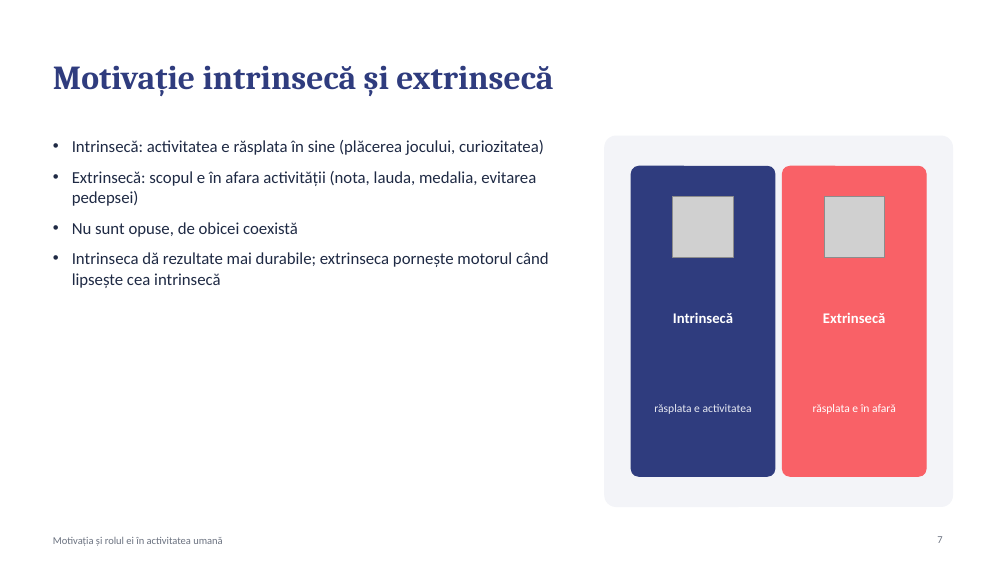
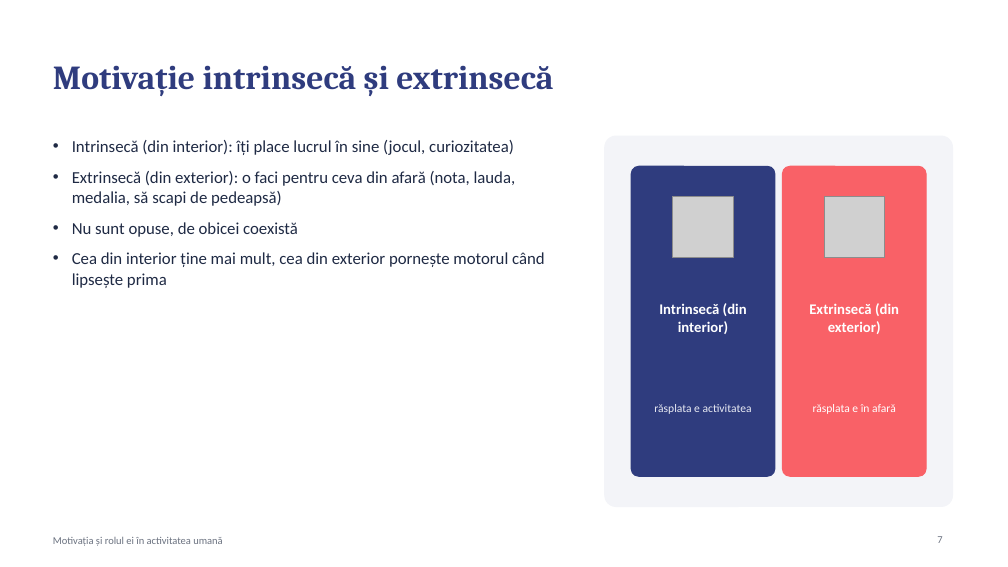
Before and after one commit to uskatu/aplicatie-autorulate, a slide deck: slide 7 of transfer/Motivatia_Proiect_Grupa5104.pptx. Drawn at 1008x567 pixels with LibreOffice and Linux fonts; fonts in the diff are those of the drawing; grey boxes stand for pictures. Boxes give left, top, right and bottom in pixels: in the first picture for what was removed or moved away, otherwise in the second. Text is boxed around its words. In the diff, an @@ line names an element or a change of style, - is before the commit and + after.

```diff
--- a/transfer/Motivatia_Proiect_Grupa5104.pptx
+++ b/transfer/Motivatia_Proiect_Grupa5104.pptx
@@ text at [72, 140, 516, 206]: text changed @@
-• Intrinsecă: activitatea e răsplata în sine (plăcerea jocului, curiozitatea)
-• Extrinsecă: scopul e în afara activității (nota, lauda, medalia, evitarea pedepsei)
+• Intrinsecă (din interior): îți place lucrul în sine (jocul, curiozitatea)
+• Extrinsecă (din exterior): o faci pentru ceva din afară (nota, lauda, medalia, să scapi de pedeapsă)
@@ text at [72, 252, 545, 288]: text changed @@
-• Intrinseca dă rezultate mai durabile; extrinseca pornește motorul când lipsește cea intrinsecă
+• Cea din interior ține mai mult, cea din exterior pornește motorul când lipsește prima
@@ text at [659, 303, 747, 334]: text changed @@
-Intrinsecă
+Intrinsecă (din interior)
@@ text at [809, 303, 899, 334]: text changed @@
-Extrinsecă
+Extrinsecă (din exterior)
```
Also in this commit, not shown: 20 other slides changed, 1 other file.
